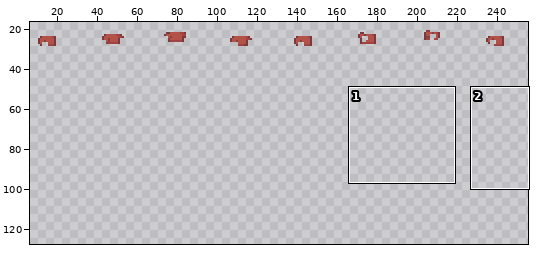
File history of a sprite sheet, Assets/Sprites/Shirts.png. The picture above shows the old version from afar; the outline marks the close-up.
Close-up. Before the commit:
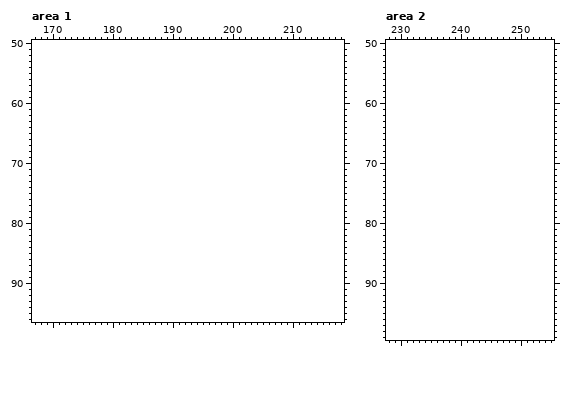
The file is 256x32 pixels. Shown: area 1: x 167..218, y 50..96; area 2: x 228..255, y 50..99. The old version is drawn lined up with the new one, on the new canvas. The wide view leaves out empty margins. The commit also changed other parts of the picture, which this record leaves out.
Palette (. is transparent): 
Pixels before, area 1 (only the part around the change), first column x 167:
50 ..................................................
51 ..................................................
52 ..................................................
53 ..................................................
54 ..................................................
55 ..................................................
56 ..................................................
57 ..................................................
58 ..................................................
59 ..................................................
60 ..................................................
61 ..................................................
62 ..................................................
63 ..................................................
64 ..................................................
65 ..................................................
66 ..................................................
67 ..................................................
68 ..................................................
69 ..................................................
70 ..................................................
71 ..................................................
72 ..................................................
73 ..................................................
74 ..................................................
75 ..................................................
76 ..................................................
77 ..................................................
78 ..................................................
79 ..................................................
80 ..................................................
81 ..................................................
82 ..................................................
83 ..................................................
84 ..................................................
85 ..................................................
86 ..................................................
87 ..................................................
88 ..................................................
89 ..................................................
90 ..................................................
91 ..................................................
92 ..................................................
93 ..................................................
94 ..................................................
95 ..................................................
96 ..................................................
The result:
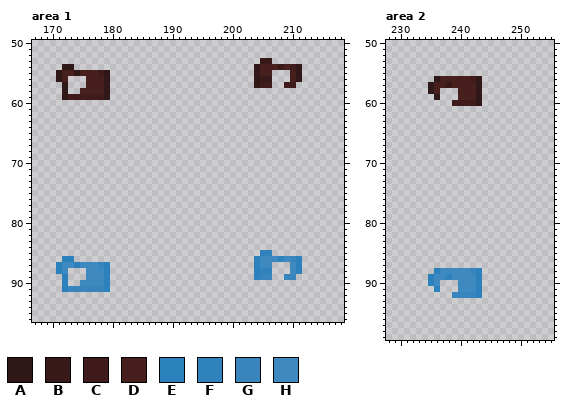
Colours new in this view: A #301718  B #371919  C #401b1b  D #47201d  E #2a81bb  F #3082bc  G #3884bd  H #3e89bf
Change:
{"change": "canvas 256x32 -> 256x128"}
{"where": "area 1"}
{"y":53,"x":205,"old":"..","new":"BB"}
{"y":54,"x":172,"old":"..","new":"AA"}
{"y":54,"x":204,"old":"........","new":"ADDDBDCA"}
{"y":55,"x":171,"old":".........","new":"ADDADDDCA"}
{"y":55,"x":204,"old":"...","new":"ADD"}
{"y":55,"x":210,"old":"..","new":"DA"}
{"y":56,"x":171,"old":"..","new":"AD"}
{"y":56,"x":176,"old":"....","new":"DDDA"}
{"y":56,"x":204,"old":"...","new":"ABB"}
{"y":56,"x":210,"old":"..","new":"DA"}
{"y":57,"x":172,"old":".","new":"A"}
{"y":57,"x":176,"old":"....","new":"DDDA"}
{"y":57,"x":204,"old":"...","new":"ACC"}
{"y":57,"x":209,"old":"..","new":"CC"}
{"y":58,"x":172,"old":".","new":"A"}
{"y":58,"x":175,"old":".....","new":"DDDDA"}
{"y":59,"x":172,"old":"........","new":"ACCCCCCA"}
{"y":85,"x":205,"old":"..","new":"FF"}
{"y":86,"x":172,"old":"..","new":"EE"}
{"y":86,"x":204,"old":"........","new":"EHHHFHGE"}
{"y":87,"x":171,"old":".........","new":"EHHEHHHGE"}
{"y":87,"x":204,"old":"...","new":"EHH"}
{"y":87,"x":210,"old":"..","new":"HE"}
{"y":88,"x":171,"old":"..","new":"EH"}
{"y":88,"x":176,"old":"....","new":"HHHE"}
{"y":88,"x":204,"old":"...","new":"EFF"}
{"y":88,"x":210,"old":"..","new":"HE"}
{"y":89,"x":172,"old":".","new":"E"}
{"y":89,"x":176,"old":"....","new":"HHHE"}
{"y":89,"x":204,"old":"...","new":"EGG"}
{"y":89,"x":209,"old":"..","new":"GG"}
{"y":90,"x":172,"old":".","new":"E"}
{"y":90,"x":175,"old":".....","new":"HHHHE"}
{"y":91,"x":172,"old":"........","new":"EGGGGGGE"}
{"where": "area 2"}
{"y":56,"x":236,"old":"........","new":"ADDDDDCA"}
{"y":57,"x":235,"old":".........","new":"ADDBDDDDA"}
{"y":58,"x":235,"old":"..","new":"AD"}
{"y":58,"x":240,"old":"....","new":"DDDA"}
{"y":59,"x":236,"old":".","new":"A"}
{"y":59,"x":240,"old":"....","new":"DDDA"}
{"y":60,"x":239,"old":".....","new":"CCCCA"}
{"y":88,"x":236,"old":"........","new":"EHHHHHGE"}
{"y":89,"x":235,"old":".........","new":"EHHFHHHHE"}
{"y":90,"x":235,"old":"..","new":"EH"}
{"y":90,"x":240,"old":"....","new":"HHHE"}
{"y":91,"x":236,"old":".","new":"E"}
{"y":91,"x":240,"old":"....","new":"HHHE"}
{"y":92,"x":239,"old":".....","new":"GGGGE"}
{"label":"added","picture_box":[254,58,302,88]}
{"label":"added","picture_box":[56,64,110,100]}
{"label":"added","picture_box":[254,250,302,280]}
{"label":"added","picture_box":[56,256,110,292]}
{"label":"added","picture_box":[428,76,482,106]}
{"label":"added","picture_box":[428,268,482,298]}
